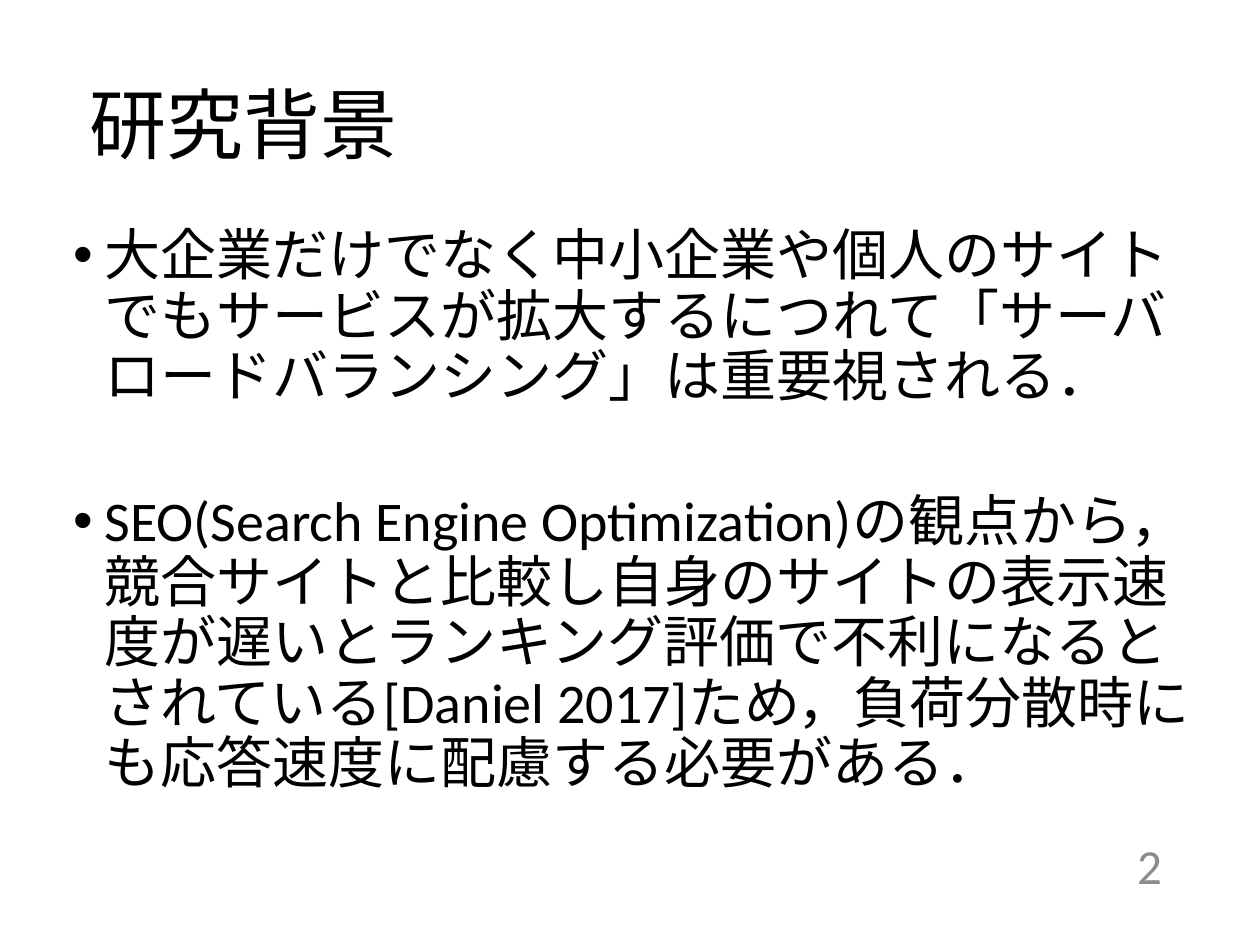
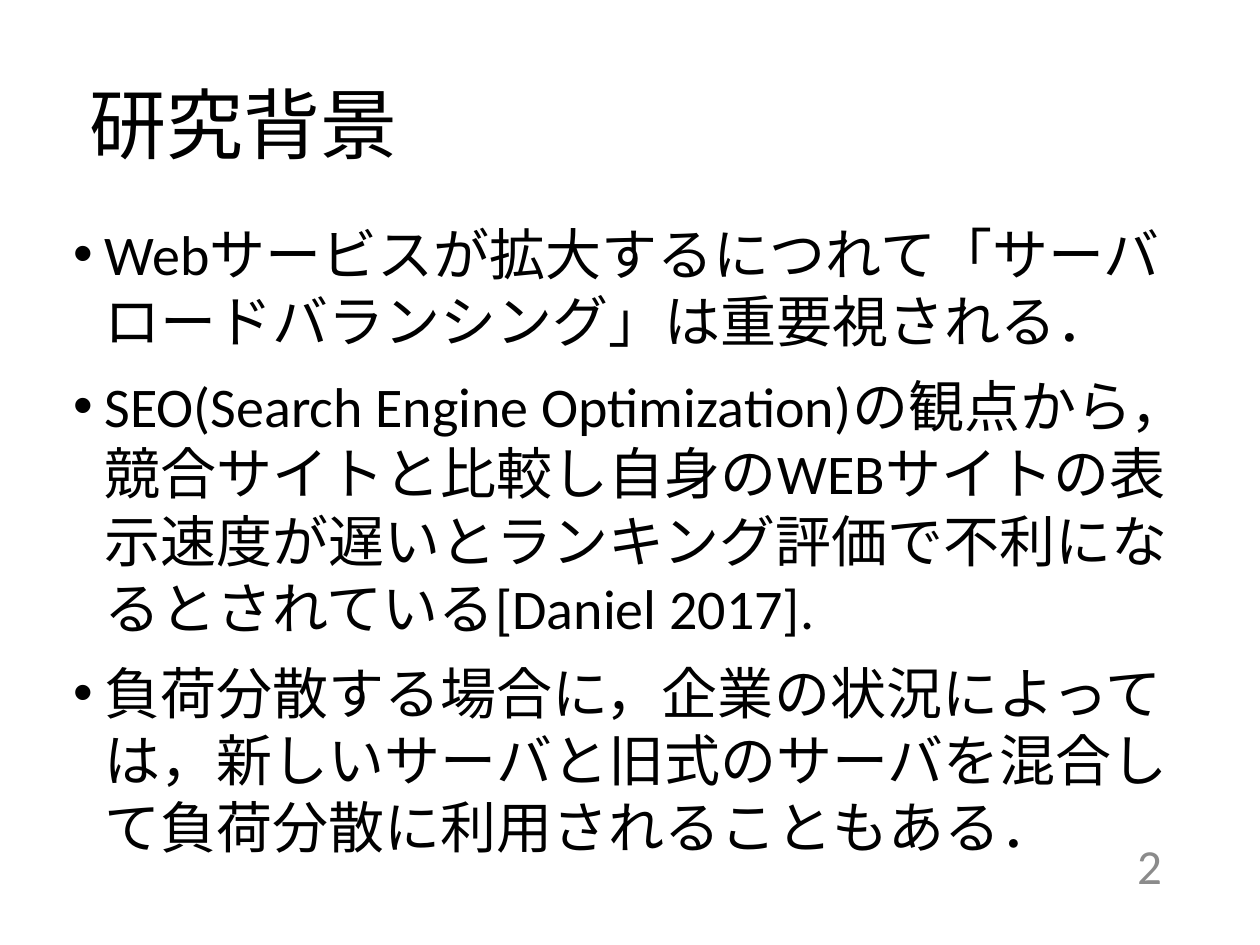
Before and after one commit to kait-takanolab/1821086_matsuo_thesis, a slide deck: slide 2 of 発表用/1821086_卒業研究発表会.pptx. Drawn at 1260x945 pixels with LibreOffice and Linux fonts; fonts in the diff are those of the drawing. Boxes give left, top, right and bottom in pixels: in the first picture for what was removed or moved away, otherwise in the second. Text is boxed around its words. In the diff, an @@ line names an element or a change of style, - is before the commit and + after.

```diff
--- a/発表用/1821086_卒業研究発表会.pptx
+++ b/発表用/1821086_卒業研究発表会.pptx
@@ text at box(105, 228, 1186, 853): text changed @@
-• 大企業だけでなく中小企業や個人のサイトでもサービスが拡大するにつれて「サーバロードバランシング」は重要視される．
-• SEO(Search Engine Optimization)の観点から，競合サイトと比較し自身のサイトの表示速度が遅いとランキング評価で不利になるとされている[Daniel 2017]ため，負荷分散時にも応答速度に配慮する必要がある．
+• Webサービスが拡大するにつれて「サーバロードバランシング」は重要視される．
+• SEO(Search Engine Optimization)の観点から，競合サイトと比較し自身のWEBサイトの表示速度が遅いとランキング評価で不利になるとされている[Daniel 2017].
+• 負荷分散する場合に，企業の状況によっては，新しいサーバと旧式のサーバを混合して負荷分散に利用されることもある．
```
Also in this commit, not shown: 10 other slides changed, 2 slides removed, 3 other files.
